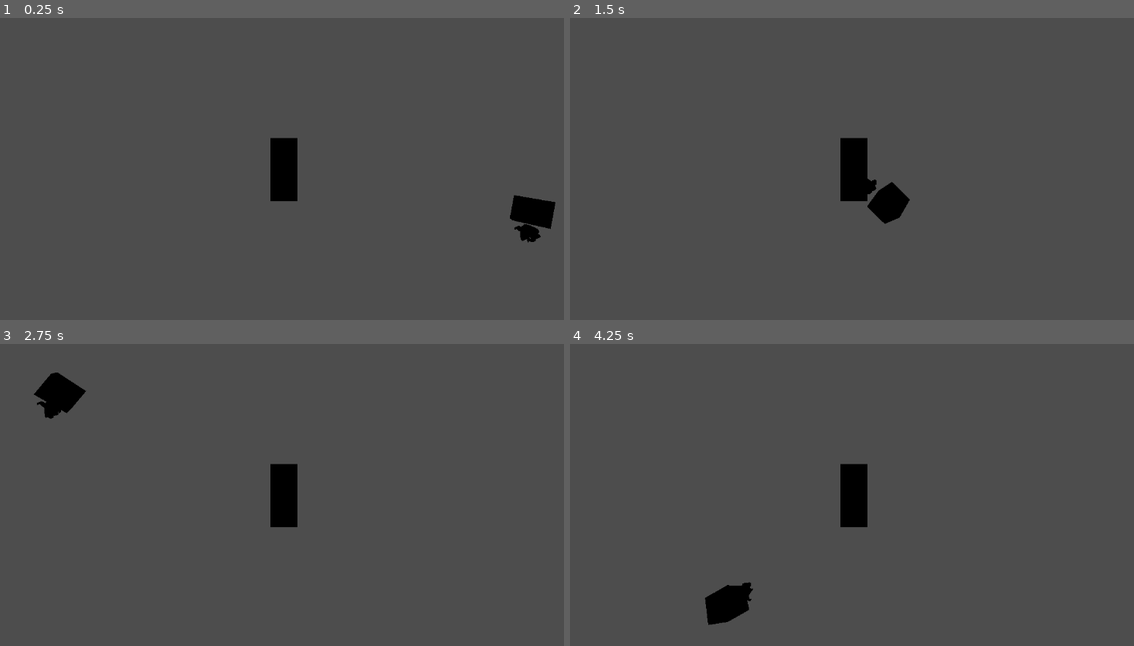
Above: before the commit, frames 1-4 (two rows, left to right).
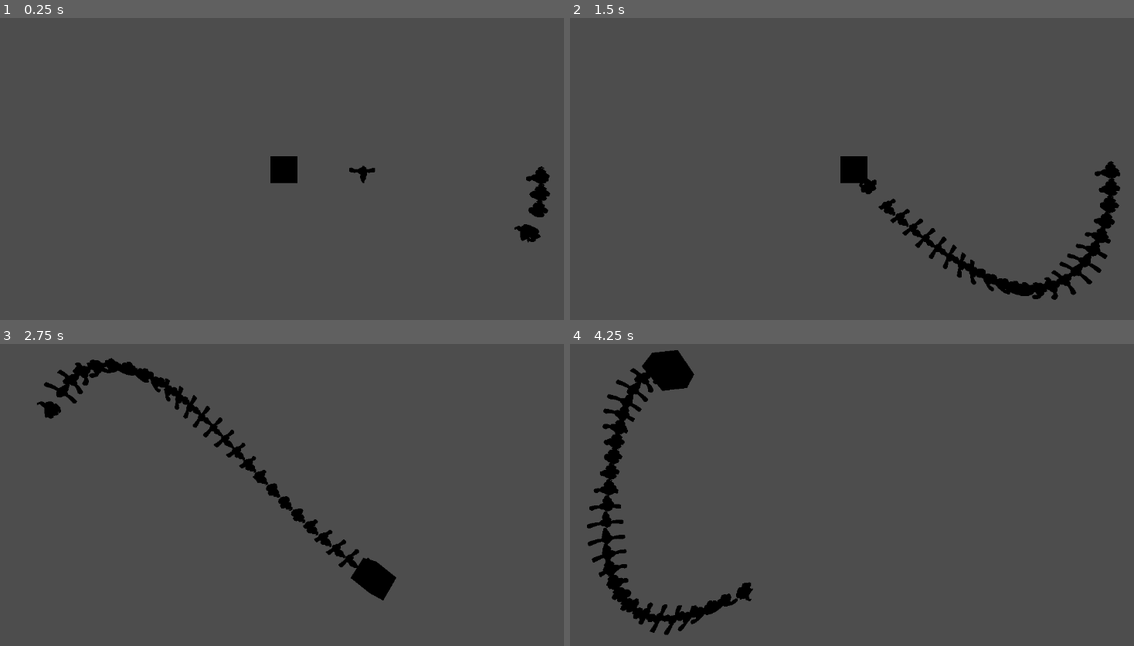
Above: after the commit, the same moments.

Repository: PlayerLegend/pinkamena-diane-daggers
Game: Godot game, scene res://Centipede/Centipede1/Test.tscn
Two runs of this game, one before a commit and one after it. Both use one fixed random seed, a clock stepped at 60 frames per second and the inputs below. This scene is started directly instead of the project's main scene.
Inputs (mouse positions are in pixels of both pictures, inside the frame that each line leads up to):
- Up to frame 1 (0.25 s): no input
- Up to frame 2 (1.5 s): tap Enter at 0.5 s; move the mouse to (987, 141) at 0.52 s; tap Shift at 0.6 s; click (987, 141) at 0.67 s; drag from (727, 175) to (823, 229) at 1.27 s
- Up to frame 3 (2.75 s): move the mouse to (344, 407) at 2.02 s; tap Alt at 2.1 s; click (344, 407) at 2.17 s
- Up to frame 4 (4.25 s): drag from (823, 555) to (671, 431) at 2.77 s; move the mouse to (1038, 537) at 3.52 s; tap Ctrl at 3.6 s; click (1038, 537) at 3.67 s

The runs differ from the first frame. In frame 1, 1.5% of the frame differs, in the area x 47-99%, y 39-70%; in frame 2, 3.5%; in frame 3, 4.0%; in frame 4, 5.2%, in the area x 3-53%, y 2-97%.
Error before the commit: Cannot call method 'instantiate' on a null value. (res://Centipede/centipede.gd:26)

Commit message:
Made it so that the centipede root node acts as its head

Diff:
--- a/Centipede/Centipede1/Centipede1.tscn
+++ b/Centipede/Centipede1/Centipede1.tscn
@@ -2,27 +2,17 @@
 
 [ext_resource type="Script" uid="uid://bqjob566f118q" path="res://Centipede/centipede.gd" id="1_d47sy"]
 [ext_resource type="PackedScene" uid="uid://cqbeyffithmai" path="res://Centipede/Centipede1/CentipedeSegment.tscn" id="2_eqail"]
-[ext_resource type="Script" uid="uid://dsnk6phlbv12s" path="res://Centipede/Centipede1/head.gd" id="3_l7lnl"]
 [ext_resource type="PackedScene" uid="uid://uxq2q1xp0n8t" path="res://Centipede/Centipede1/CentipedeHead.glb" id="4_l7lnl"]
-
-[sub_resource type="Curve3D" id="Curve3D_d47sy"]
 
 [sub_resource type="BoxMesh" id="BoxMesh_d47sy"]
 
-[node name="Centipede1" type="Path3D" unique_id=583185436 node_paths=PackedStringArray("head", "tail")]
-curve = SubResource("Curve3D_d47sy")
+[node name="Centipede1" type="Node3D" unique_id=1581042715 node_paths=PackedStringArray("tail")]
 script = ExtResource("1_d47sy")
-head = NodePath("Head")
-tail = NodePath("Tail")
-segment = ExtResource("2_eqail")
+tail = NodePath("MeshInstance3D")
+segment_scene = ExtResource("2_eqail")
 metadata/_custom_type_script = "uid://bqjob566f118q"
 
-[node name="Head" type="PathFollow3D" parent="." unique_id=2080432326]
-script = ExtResource("3_l7lnl")
+[node name="CentipedeHead" parent="." unique_id=1285869696 instance=ExtResource("4_l7lnl")]
 
-[node name="CentipedeHead" parent="Head" unique_id=1285869696 instance=ExtResource("4_l7lnl")]
-
-[node name="Tail" type="PathFollow3D" parent="." unique_id=581221460]
-
-[node name="MeshInstance3D" type="MeshInstance3D" parent="Tail" unique_id=129119607]
+[node name="MeshInstance3D" type="MeshInstance3D" parent="." unique_id=129119607]
 mesh = SubResource("BoxMesh_d47sy")
--- a/Centipede/Centipede1/Test.tscn
+++ b/Centipede/Centipede1/Test.tscn
@@ -10,10 +10,10 @@
 script = ExtResource("1_occ7t")
 
 [node name="Centipede1" parent="." unique_id=2121063774 instance=ExtResource("1_afl15")]
-debug_custom_color = Color(0.8745098, 0, 0, 1)
-
-[node name="Camera3D" type="Camera3D" parent="Centipede1" unique_id=1808318465]
-transform = Transform3D(1, 0, 0, 0, -4.371139e-08, 1, 0, -1, -4.371139e-08, 0, 9.024986, -0.40447187)
 
 [node name="MeshInstance3D" type="MeshInstance3D" parent="." unique_id=701497320]
+visible = false
 mesh = SubResource("BoxMesh_qdswm")
+
+[node name="Camera3D" type="Camera3D" parent="." unique_id=1808318465]
+transform = Transform3D(1, 0, 0, 0, -4.371139e-08, 1, 0, -1, -4.371139e-08, 0, 9.024986, -0.40447187)
--- a/Centipede/Centipede1/test.gd
+++ b/Centipede/Centipede1/test.gd
@@ -23,6 +23,6 @@
     cooldown -= delta
 
     if cooldown < 0:
-        centipede_1.head.transform = get_figure8_transform(time, 10, 5)
+        mesh_instance_3d.transform = get_figure8_transform(time, 10, 5)
 
-        mesh_instance_3d.transform
+        centipede_1.transform = get_figure8_transform(time, 10, 5)
--- a/Centipede/centipede.gd
+++ b/Centipede/centipede.gd
@@ -1,7 +1,6 @@
 class_name Centipede
 extends Node3D
 
-@export var head: Node3D
 @export var tail: Node3D
 @export var segment_scene: PackedScene
 @export var segment_count := 25
@@ -15,8 +14,10 @@
 var _head_index: int
 
 func _ready() -> void:
+    top_level = true
     _instance_segments()
     _followers.append(tail)
+    tail.top_level = true
 
     _target_positions.resize(len(_followers) + 1)
     _target_rotations.resize(len(_followers) + 1)
@@ -26,6 +27,7 @@
         var _segment: PathFollow3D = segment_scene.instantiate()
         add_child(_segment)
         _followers.append(_segment)
+        _segment.top_level = true
 
 func _q2v(q: Quaternion):
     return Vector4(q.x,q.y,q.z,q.w)
@@ -41,13 +43,13 @@
 
 
 func _physics_process(_delta: float):
-    _lerp_fac += (head.position - _last_head_pos).length() / (segment_spacing)
-    _last_head_pos = head.position
+    _lerp_fac += (position - _last_head_pos).length() / (segment_spacing)
+    _last_head_pos = position
     _lerp_fac = min(1.0, _lerp_fac)
-    if (_target_positions[_head_index] - head.position).length() > segment_spacing:
+    if (_target_positions[_head_index] - position).length() > segment_spacing:
         _head_index = (_head_index + len(_target_positions) - 1) % len(_target_positions)
-        _target_positions[_head_index] = head.position
-        _target_rotations[_head_index] = _q2v(head.quaternion)
+        _target_positions[_head_index] = position
+        _target_rotations[_head_index] = _q2v(quaternion)
         _lerp_fac = 0
 
     for i in range(len(_followers)):
